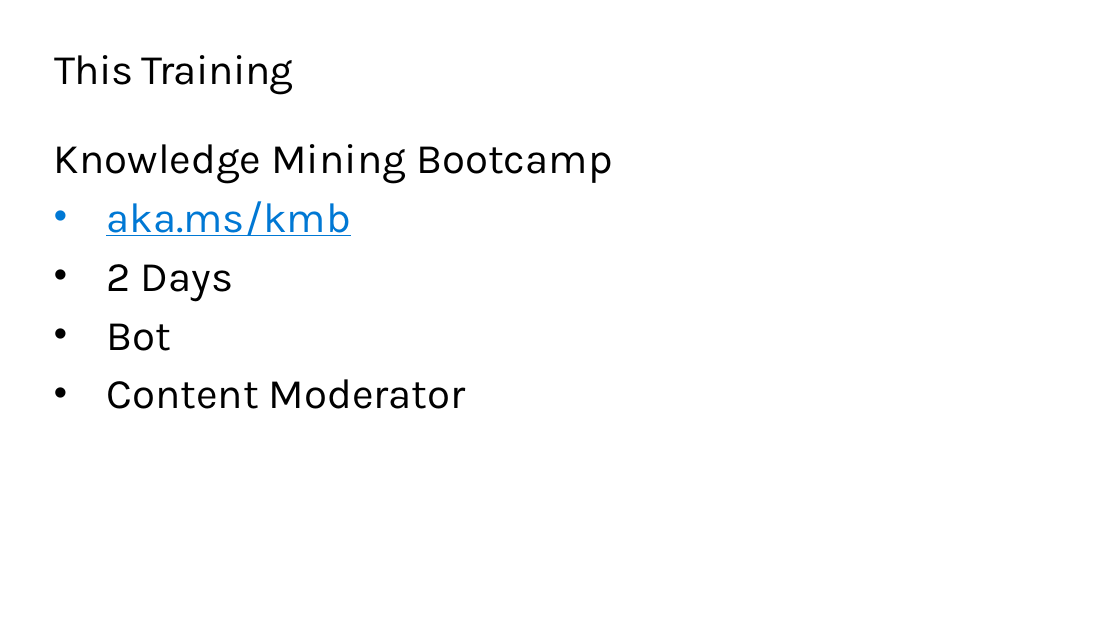
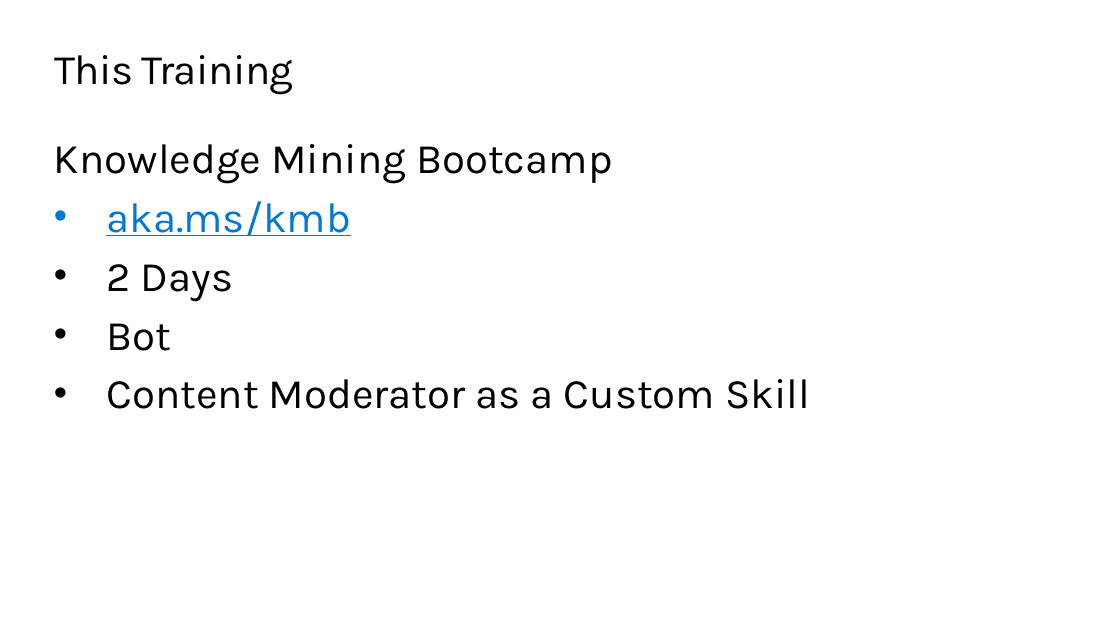
Before and after one commit to QuirkyDataScientist1978/Build-a-knowledge-mining-solution-using-Azure-AI, a slide deck: slide 5 of resources/slides/Opening.pptx (slide 3 before the commit). Drawn at 1120x630 pixels with LibreOffice and Linux fonts; fonts in the diff are those of the drawing; background and template pictures are left out. Boxes give left, top, right and bottom in pixels: in the first picture for what was removed or moved away, otherwise in the second. Text is boxed around its words. In the diff, an @@ line names an element or a change of style, - is before the commit and + after.

```diff
--- a/resources/slides/Opening.pptx
+++ b/resources/slides/Opening.pptx
@@ text at [106, 379, 810, 409]: text changed @@
-• Content Moderator
+• Content Moderator as a Custom Skill
```
Also in this commit, not shown: 4 other slides changed, 3 slides added.
